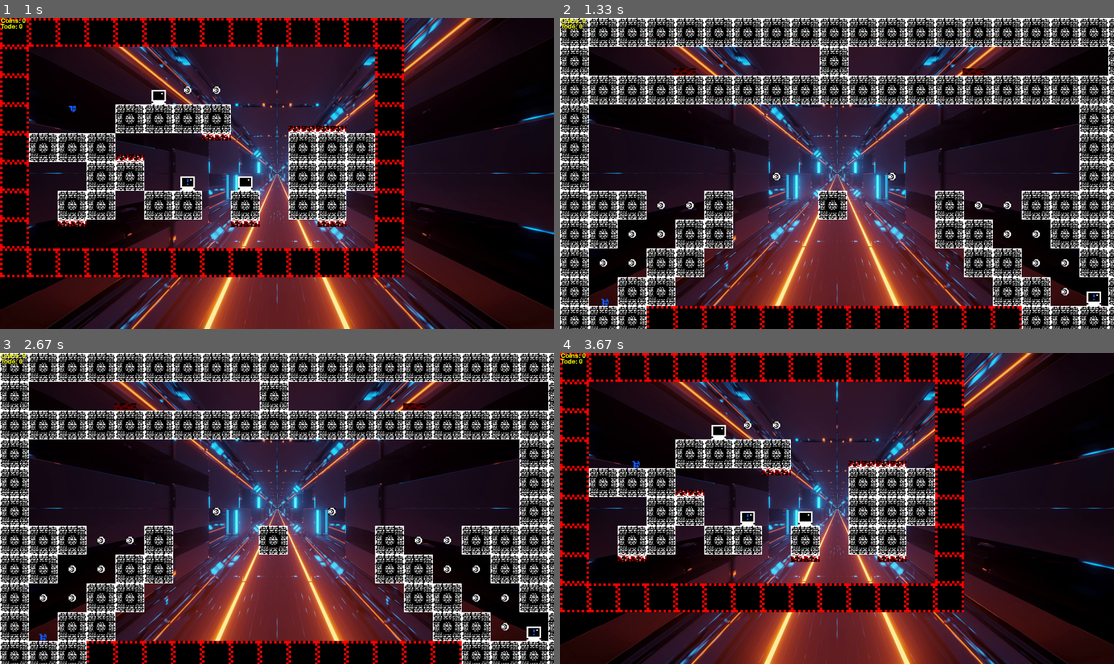
Above: before the commit, frames 1-4 (two rows, left to right).
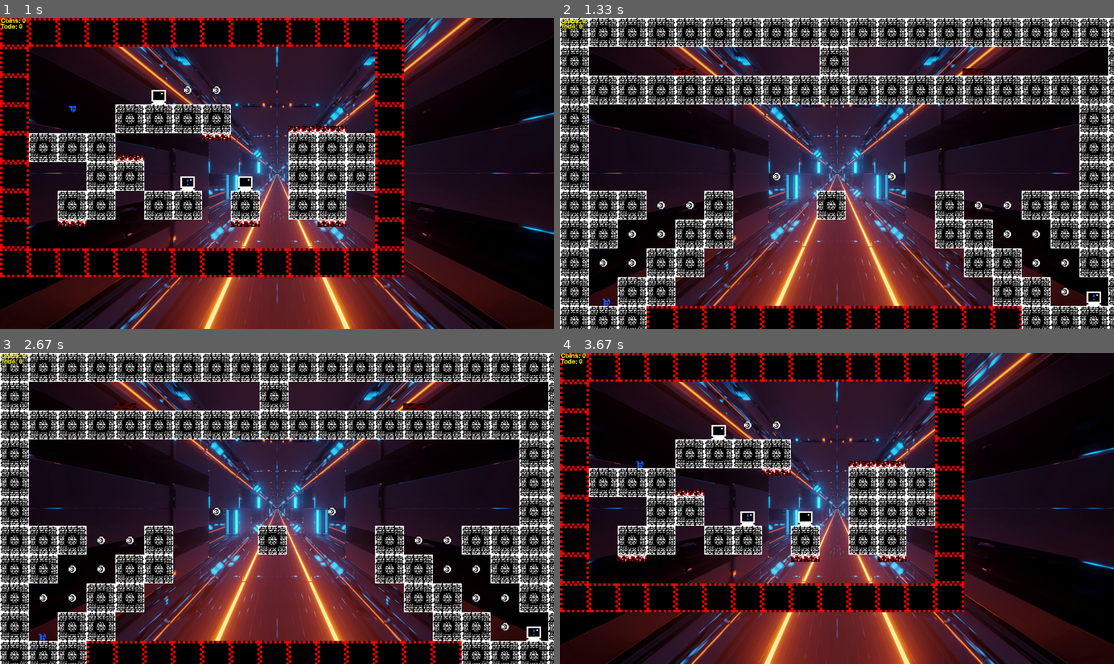
Above: after the commit, the same moments.

Repository: Noventicx/PyGame-Jump-n-Run
Game: pygame game, started from main.py
The game is run twice, just before and just after one commit, with the same random seed, the same clock (stepped at 60 frames per second) and the same inputs.
Inputs:
- Up to frame 1 (1 s): tap Space at 0.33, 0.73 s; hold Up from 0.67 s (still down)
- Up to frame 2 (1.33 s): tap Space at 1.03, 1.23 s; release Up at 1.13 s; hold Right from 1.17 s (still down)
- Up to frame 3 (2.67 s): tap Space at 1.53, 1.73, 2.03, 2.3, 2.6 s; release Right at 1.63 s; hold Left 1.67-2.2 s; hold Left 2.23-2.63 s
- Up to frame 4 (3.67 s): hold Up 2.67-3.03 s; tap Space at 2.73, 3.13, 3.43 s; hold Right from 3.07 s (still down)

Frame 1 is identical in both runs. In frame 2, 0.3% of the frame differs, in the area x 7-52%, y 55-93%; in frame 3, 0.3%; in frame 4, less than 0.1%.

Commit message:
PEP8 und Kommentare

Diff:
--- a/collision.py
+++ b/collision.py
@@ -1,10 +1,10 @@
 import pygame
-from pygame import mixer
 
 import constants
 from entities.spritegroups import whiteblocks, players, finishblocks, spikes, checkpoints, enemies, movingwhiteblocks, \
     coins
 from levelloader import LevelLoader
+
 
 # mit dieser Funktion wird die Kolision zwischen allen möglichen Sprites und Spritesgroups getestet
 def check_collision():
@@ -31,7 +31,7 @@
                     player.onground = False
                     if player.is_jumping is True:
                         player.jump_height = 0
-
+        # hier wird überprüft ob der Spieler springt oder in eine Richtung läuft.
         for movingwhiteblock in movingwhiteblocks:
             collision = pygame.Rect.colliderect(player.rect, movingwhiteblock.rect)
             if collision:
@@ -56,7 +56,7 @@
                     print("top")
                     player.rect.top = movingwhiteblock.rect.bottom
                     player.onground = False
-
+        # Nach einem erfolgreichen Level werden alle Daten zurückgesetzt.
         for finishblock in finishblocks:
             collision = pygame.Rect.colliderect(player.rect, finishblock.rect)
             if collision:
@@ -71,13 +71,13 @@
                 enemies.empty()
                 checkpoints.empty()
                 LevelLoader.gen_level_group(constants.current_level)
-
+        # Eine Kollision mit einem Spike tötet den spieler
         for spike in spikes:
             collision = pygame.Rect.colliderect(player.rect, spike.rect)
             if collision:
                 print("spike")
                 player.kill()
-
+        # Eine Kollision mit einem Enemy tötet den Spieler, dabei wird kill.mp3 gespielt.
         for enemy in enemies:
             collision = pygame.Rect.colliderect(player.rect, enemy.rect)
             if collision:
@@ -90,7 +90,7 @@
                 else:
                     print("killed by enemy")
                     player.kill()
-
+        # Checkpoint wird erstellt und kann benutzt werden
         for checkpoint in checkpoints:
             collision = pygame.Rect.colliderect(player.rect, checkpoint.rect)
             if collision and checkpoint.checked is False:
@@ -99,10 +99,11 @@
                 effect.set_volume(0.06)
                 effect.play()
                 print("checkpoint")
-                checkpoint.surf = pygame.transform.scale(pygame.image.load("sprites/blocks/checkpoint_check.png"), (50, 50))
+                checkpoint.surf = pygame.transform.scale(pygame.image.load("sprites/blocks/checkpoint_check.png"),
+                                                         (50, 50))
                 player.start_x = checkpoint.rect.x + 12.5
                 player.start_y = checkpoint.rect.y + 25
-
+        # Eine Kollision mit einem Coin vergößert die Anzahl der gesammelten Coins
         for coin in coins:
             collision = pygame.Rect.colliderect(player.rect, coin.rect)
             if collision:
--- a/entities/blocks.py
+++ b/entities/blocks.py
@@ -1,6 +1,4 @@
 import pygame
-
-from constants import WHITE, GREEN, RED, BLUE, YELLOW
 
 
 # In dieser Datei werden alle Blöcke erstellt. Die Basis aller Block ist ein rect von width = height
@@ -30,7 +28,7 @@
         self.rect.x = x * 100
         self.rect.y = y * 100
         self.moves_right = False
-        self.speed = 1
+        self.speed = 2
 
     def update(self):
         if self.moves_right is True:
@@ -43,9 +41,9 @@
 
     def __init__(self, x, y):
         super(FinishBlock, self).__init__()
-        #self.surf = pygame.Surface((100, 100))
-        #self.surf.fill(GREEN)
-        #self.rect = self.surf.get_rect()
+        # self.surf = pygame.Surface((100, 100))
+        # self.surf.fill(GREEN)
+        # self.rect = self.surf.get_rect()
         self.surf = pygame.transform.scale(pygame.image.load("sprites/blocks/finish.png"), (50, 50))
         self.rect = self.surf.get_rect()
         self.rect.x = x * 100 + 25
@@ -56,9 +54,9 @@
 
     def __init__(self, x, y):
         super(Spike, self).__init__()
-        #self.surf = pygame.Surface((100, 100))
-        #self.surf.fill(RED)
-        #self.rect = self.surf.get_rect()
+        # self.surf = pygame.Surface((100, 100))
+        # self.surf.fill(RED)
+        # self.rect = self.surf.get_rect()
         self.surf = pygame.transform.scale(pygame.image.load("sprites/blocks/spike.png"), (100, 100))
         self.rect = self.surf.get_rect()
         self.rect.x = x * 100
@@ -69,9 +67,9 @@
 
     def __init__(self, x, y):
         super(SmallSpikeBottom, self).__init__()
-        #self.surf = pygame.Surface((100, 25))
-        #self.surf.fill(RED)
-        #self.rect = self.surf.get_rect()
+        # self.surf = pygame.Surface((100, 25))
+        # self.surf.fill(RED)
+        # self.rect = self.surf.get_rect()
         self.surf = pygame.transform.scale(pygame.image.load("sprites/blocks/spikesmall.png"), (100, 25))
         self.rect = self.surf.get_rect()
         self.rect.x = x * 100
@@ -82,10 +80,11 @@
 
     def __init__(self, x, y):
         super(SmallSpikeTop, self).__init__()
-        #self.surf = pygame.Surface((100, 25))
-        #self.surf.fill(RED)
-        #self.rect = self.surf.get_rect()
-        self.surf = pygame.transform.flip(pygame.transform.scale(pygame.image.load("sprites/blocks/spikesmall.png"), (100, 25)), False, True)
+        # self.surf = pygame.Surface((100, 25))
+        # self.surf.fill(RED)
+        # self.rect = self.surf.get_rect()
+        self.surf = pygame.transform.flip(
+            pygame.transform.scale(pygame.image.load("sprites/blocks/spikesmall.png"), (100, 25)), False, True)
         self.rect = self.surf.get_rect()
         self.rect.x = x * 100
         self.rect.y = y * 100
--- a/entities/enemies.py
+++ b/entities/enemies.py
@@ -1,8 +1,6 @@
 import pygame
 
-from constants import RED
-
-
+# In dieser Datei werden Enemies erstellt.
 class MovingEnemy(pygame.sprite.Sprite):
 
     def __init__(self, x, y):
--- a/entities/player.py
+++ b/entities/player.py
@@ -1,5 +1,4 @@
 import pygame.draw
-
 import constants
 
 
@@ -11,7 +10,7 @@
         # self.surf.fill((255, 0, 255))
         self.surf = pygame.transform.scale(pygame.image.load("sprites/player/idle1.png"), (25, 25))
         self.rect = self.surf.get_rect()
-        self.speed = 1
+        self.speed = 2
         self.start_x = 100 * x + 37.5
         self.start_y = 100 * y + 75
         self.rect.x = 100 * x + 37.5
@@ -68,6 +67,7 @@
                     self.surf = pygame.transform.flip(
                         pygame.transform.scale(pygame.image.load("sprites/player/jumping.png"), (25, 25)), True, False)
                 print("jump")
+                # Musik beim Springen
                 effect = pygame.mixer.Sound('music/jump.mp3')
                 effect.set_volume(0.05)
                 effect.play()
@@ -94,11 +94,12 @@
         if self.jump_height <= 0:
             self.is_jumping = False
             self.jump_height = 130
-            self.gravity = -1
+            self.gravity = -2
 
     def jump(self):
         self.is_jumping = True
 
+    # Anzahl der Tode wird um 1 erhöht
     def kill(self):
         self.rect.x = self.start_x
         self.rect.y = self.start_y
--- a/entities/spritegroups.py
+++ b/entities/spritegroups.py
@@ -3,7 +3,7 @@
 # erstellen der Spritegroups
 whiteblocks = pygame.sprite.Group()
 movingwhiteblocks = pygame.sprite.Group()
-finishblocks =  pygame.sprite.Group()
+finishblocks = pygame.sprite.Group()
 players = pygame.sprite.Group()
 spikes = pygame.sprite.Group()
 checkpoints = pygame.sprite.Group()
--- a/levelloader.py
+++ b/levelloader.py
@@ -1,8 +1,6 @@
 import os.path
-
 import pygame
 from pygame import mixer
-
 import constants
 import sqlite
 from entities.enemies import MovingEnemy
--- a/main.py
+++ b/main.py
@@ -1,5 +1,5 @@
 import pygame
-from pygame import QUIT, mixer
+from pygame import QUIT
 
 import constants
 from statemanager import StateMananger
@@ -23,7 +23,7 @@
 
     # limitieren auf 60 fps
     clock.tick(60)
-    #print(clock.get_fps())
+    # print(clock.get_fps())
 
     if pygame.event.get(QUIT):
         running = False
--- a/sqlite.py
+++ b/sqlite.py
@@ -1,5 +1,6 @@
 import sqlite3
 import constants
+
 
 # der Score wird in die Datenbank geschrieben, falls die DB noch nicht vorhanden ist, wird diese erstellt
 def insert_score():
Binary file changed: Highscore.db
